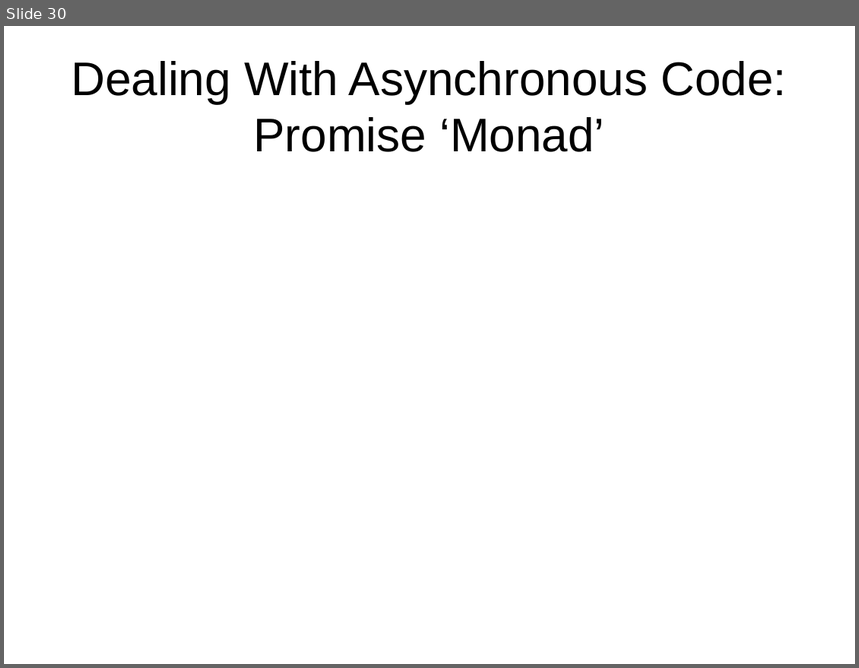
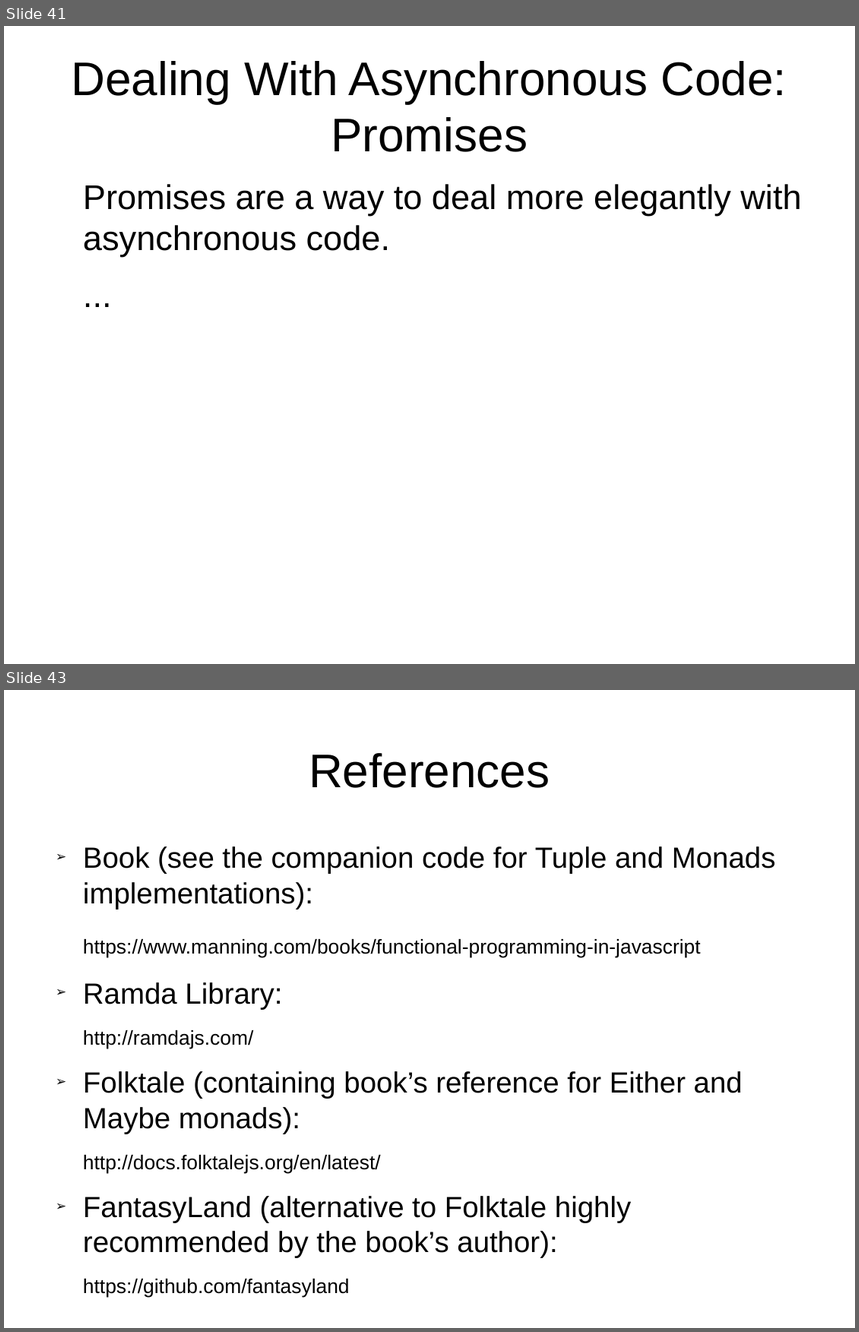
Before and after one commit to Magnitus-/FunctionalJsPresentation, a slide deck: Slides.odp. Shown one above the other, each under a label of ours: slide 30 before the commit, slides 41 and 43 after it; the slides between them are not shown. The pictures are 859x668 and 859x1332 pixels, drawn with LibreOffice and Linux fonts; fonts in the diff are those of the drawing. Boxes give left, top, right and bottom in pixels: in the first picture for what was removed or moved away, otherwise in the second. Text is boxed around its words. In the diff, an @@ line names an element or a change of style, - is before the commit and + after.

```diff
--- a/Slides.odp
+++ b/Slides.odp
@@ slide 43 added at (4,690,855,1328), background #FFFFFF @@
@@ title added at (309,753,550,788), 44 pt, text #000000 @@
+References
@@ text added at (83,847,776,1298), 27.2 pt, text #000000 @@
+➢ Book (see the companion code for Tuple and Monads implementations):
+https://www.manning.com/books/functional-programming-in-javascript
+➢ Ramda Library:
+http://ramdajs.com/
+➢ Folktale (containing book’s reference for Either and Maybe monads):
+http://docs.folktalejs.org/en/latest/
+➢ FantasyLand (alternative to Folktale highly recommended by the book’s author):
+https://github.com/fantasyland
@@ what was slide 30 is now slide 41 @@
@@ slide 41 changed as well @@
@@ title at (71,61,787,152): text changed @@
-Dealing With Asynchronous Code: Promise ‘Monad’
+Dealing With Asynchronous Code: Promises
@@ text added at (83,184,801,257), 32 pt, text #000000 @@
+Promises are a way to deal more elegantly with asynchronous code.
+...
```
Also in this commit, not shown: 5 other slides changed, 13 other slides added, 1 slide removed.
